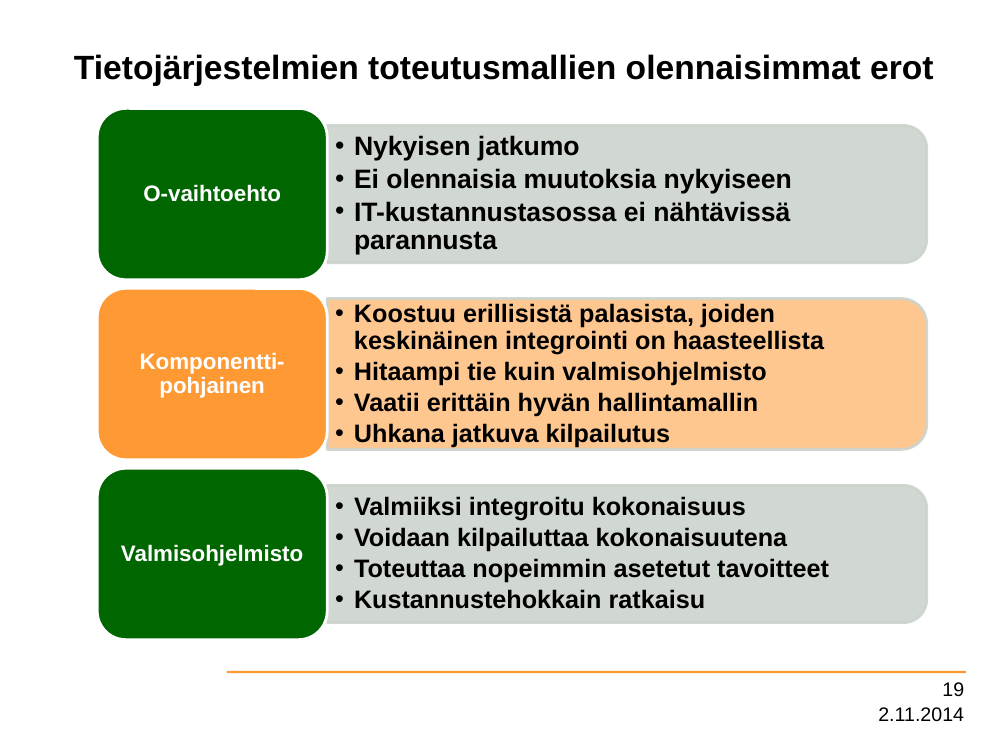
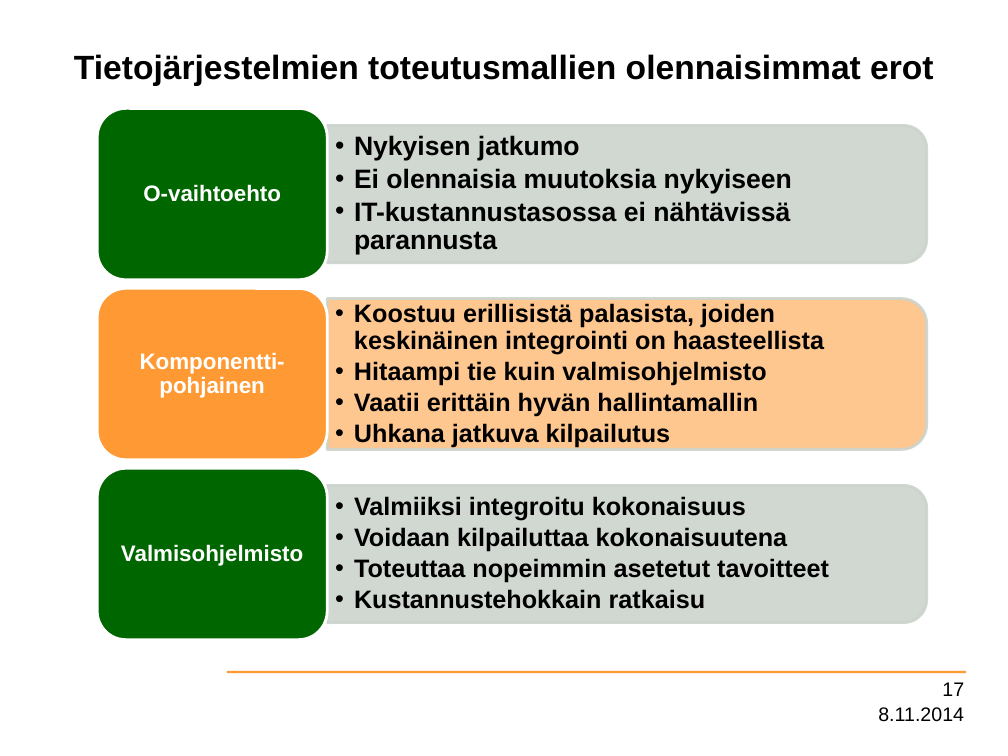
Before and after one commit to UniversityofHelsinki/itpn, a slide deck: slide 17 of out/slidet/heikura.pptx (slide 19 before the commit). Drawn at 1008x756 pixels with LibreOffice and Linux fonts; fonts in the diff are those of the drawing; background and template pictures are left out. Boxes give left, top, right and bottom in pixels: in the first picture for what was removed or moved away, otherwise in the second. Text is boxed around its words. In the diff, an @@ line names an element or a change of style, - is before the commit and + after.

```diff
--- a/out/slidet/heikura.pptx
+++ b/out/slidet/heikura.pptx
@@ page number at box(942, 682, 964, 696): text changed @@
-19
+17
@@ text at box(878, 707, 964, 722): text changed @@
-2.11.2014
+8.11.2014
```
Also in this commit, not shown: 1 other slide changed, 13 slides removed, 13 other files.
